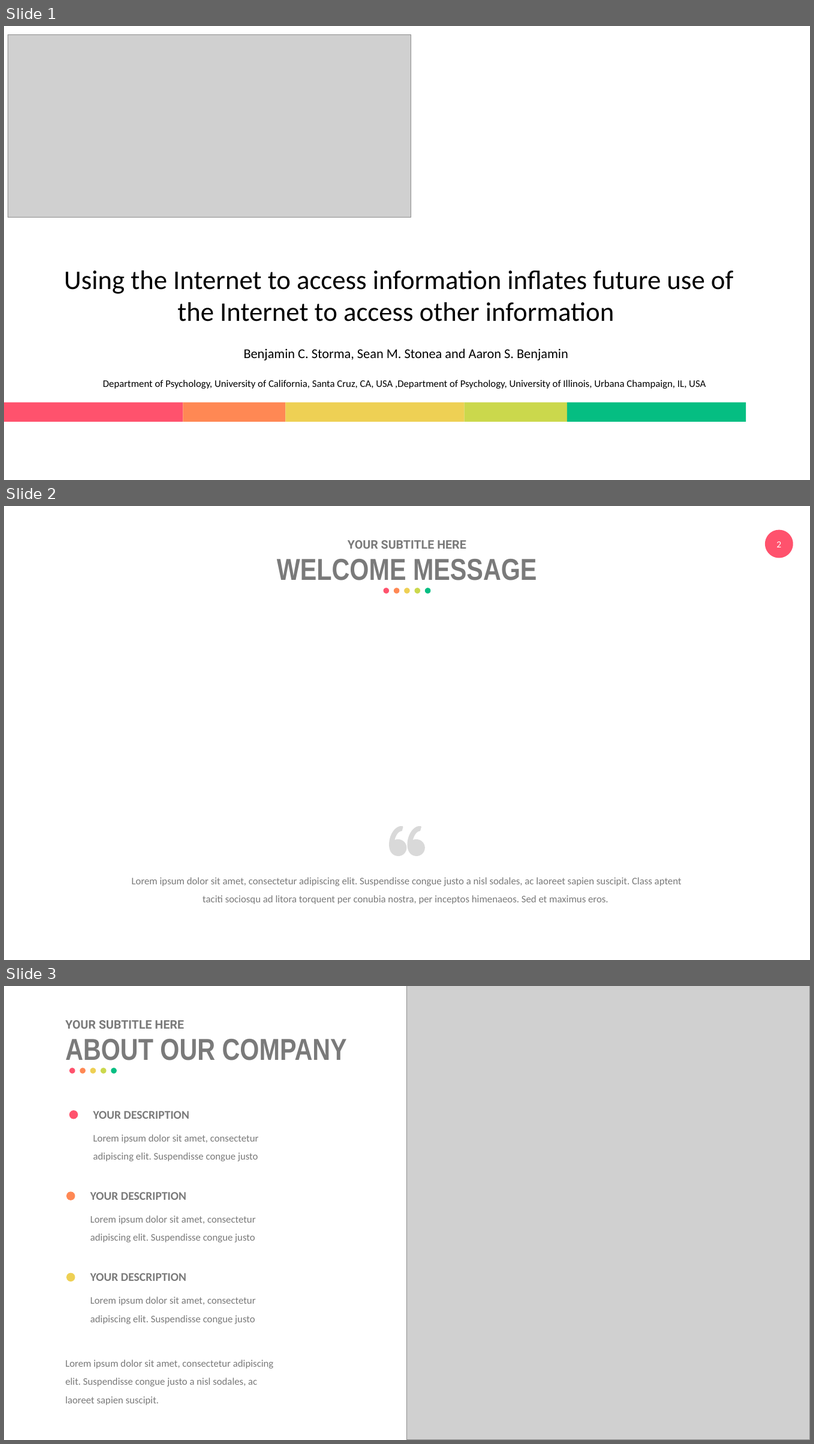
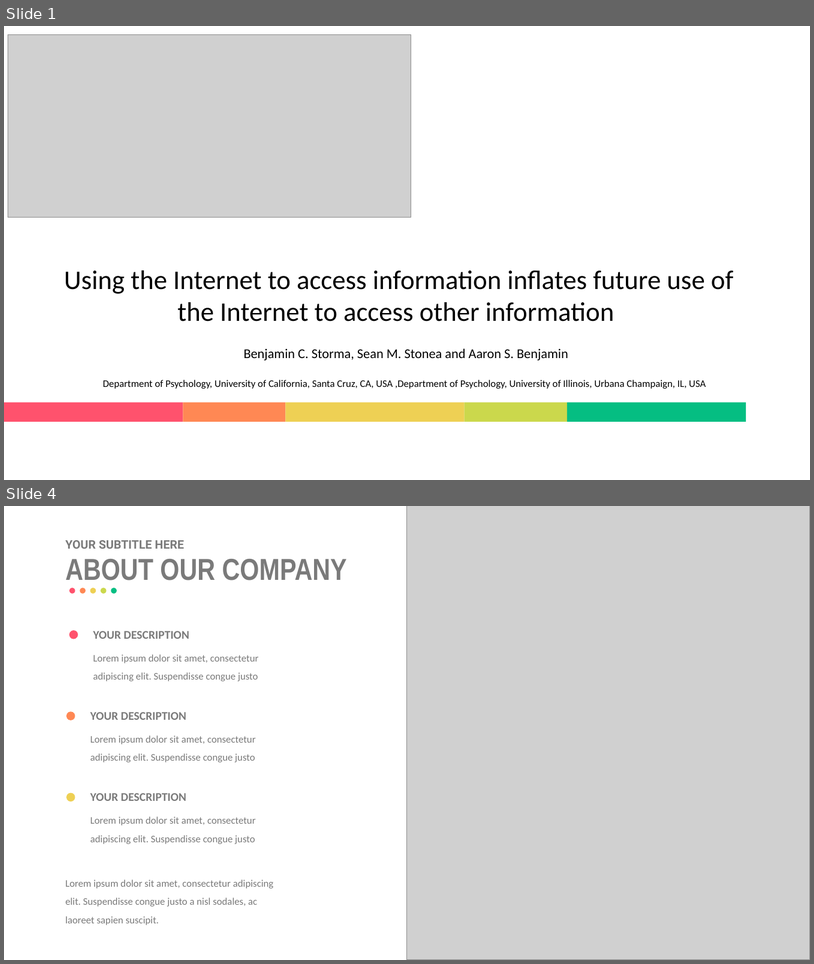
Before and after one commit to eemintz/ResearchML, a slide deck: PresentationEliyahuMintz.pptx. Shown one above the other, each under a label of ours: slides 1, 2 and 3 before the commit, slides 1 and 4 after it; the slides between them are not shown. The pictures are 814x1444 and 814x964 pixels, drawn with LibreOffice and Linux fonts; fonts in the diff are those of the drawing; grey boxes stand for pictures. Boxes give left, top, right and bottom in pixels: in the first picture for what was removed or moved away, otherwise in the second. Text is boxed around its words. In the diff, an @@ line names an element or a change of style, - is before the commit and + after.

```diff
--- a/PresentationEliyahuMintz.pptx
+++ b/PresentationEliyahuMintz.pptx
@@ slide 2 removed at <box>4,506,810,960</box>, background #FFFFFF @@
@@ text removed at <box>348,540,466,549</box> @@
-YOUR SUBTITLE HERE
@@ ellipse removed at <box>765,529,794,558</box> @@
@@ page number removed at <box>777,541,782,547</box> @@
-2
@@ text removed at <box>277,559,537,580</box> @@
-WELCOME MESSAGE
@@ group removed at <box>384,588,431,594</box>: 5 ellipses @@
@@ freeform shape removed at <box>389,826,425,856</box> @@
@@ text removed at <box>132,877,682,904</box> @@
-Lorem ipsum dolor sit amet, consectetur adipiscing elit. Suspendisse congue justo a nisl sodales, ac laoreet sapien suscipit. Class aptent taciti sociosqu ad litora torquent per conubia nostra, per inceptos himenaeos. Sed et maximus eros.
@@ what was slide 3 is now slide 4 @@
```
Also in this commit, not shown: 5 slides changed, 2 slides added, 1 other slide removed.
